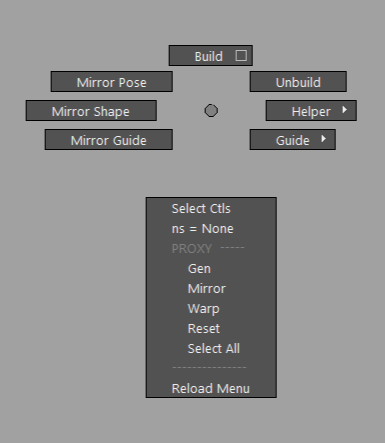
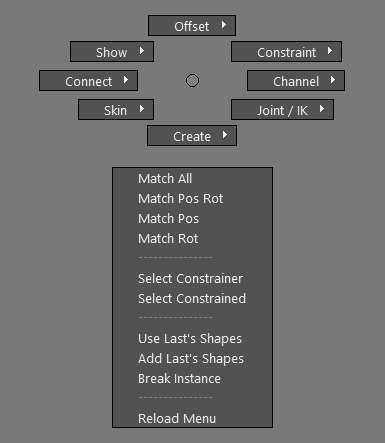
Layered file, before and after one edit (w=385, h=443). Changes by layer:
showed "Screenshot 2026-01-05 160116", blend normal → luminosity, painted on it, masked it over left=0, top=0, right=385, bottom=443
hid "Screenshot 2026-01-05 160128", painted on it, masked it over left=0, top=0, right=385, bottom=443
painted on "A" over left=0, top=0, right=385, bottom=443